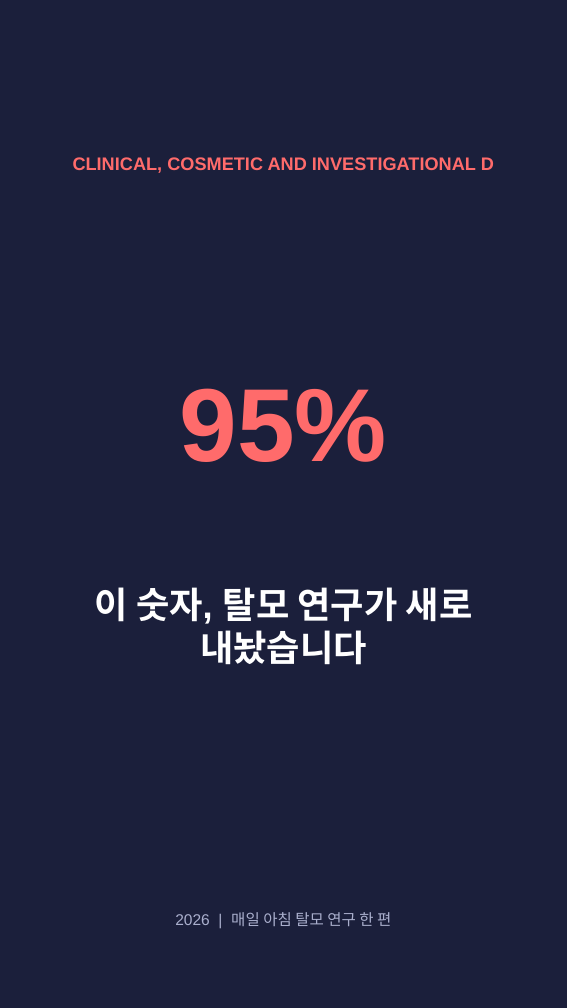
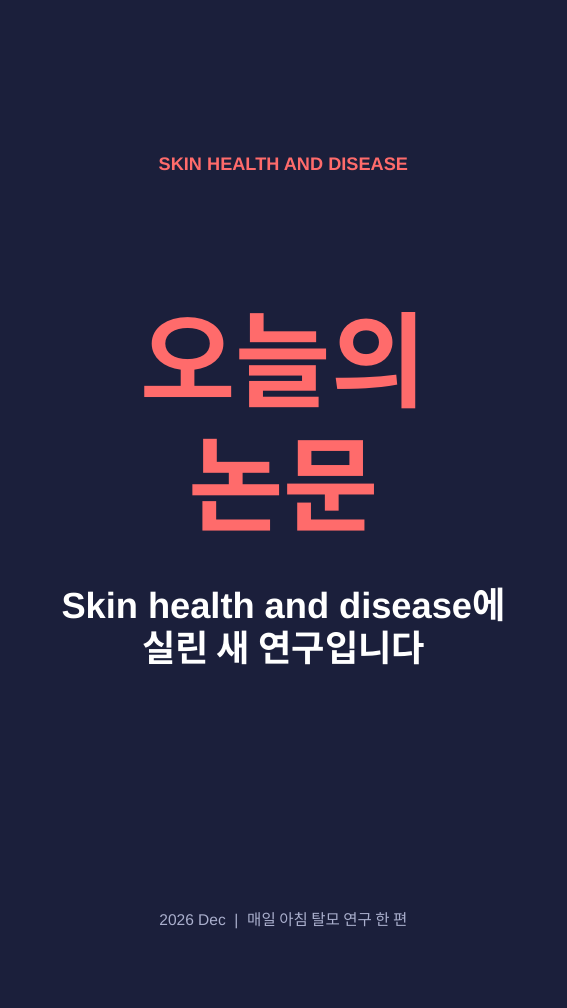
Before and after one commit to hyokang2010-BJ-ANTH/product-builder-test, a slide deck: slide 1 of pwa/data/latest/slides.pptx. Drawn at 567x1008 pixels with LibreOffice and Linux fonts; fonts in the diff are those of the drawing. Boxes give left, top, right and bottom in pixels: in the first picture for what was removed or moved away, otherwise in the second. Text is boxed around its words. In the diff, an @@ line names an element or a change of style, - is before the commit and + after.

```diff
--- a/pwa/data/latest/slides.pptx
+++ b/pwa/data/latest/slides.pptx
@@ text at [159,157,408,170]: text changed @@
-CLINICAL, COSMETIC AND INVESTIGATIONAL D
+SKIN HEALTH AND DISEASE
@@ text at [140,312,426,531]: text changed @@
-95%
+오늘의 논문
@@ text at [62,589,505,665]: text changed @@
-이 숫자, 탈모 연구가 새로 내놨습니다
+Skin health and disease에 실린 새 연구입니다
@@ text at [159,912,407,926]: text changed @@
-2026 | 매일 아침 탈모 연구 한 편
+2026 Dec | 매일 아침 탈모 연구 한 편
```
Also in this commit, not shown: 1 other slide changed, 4 slides added, 7 slides removed, 27 other files.
